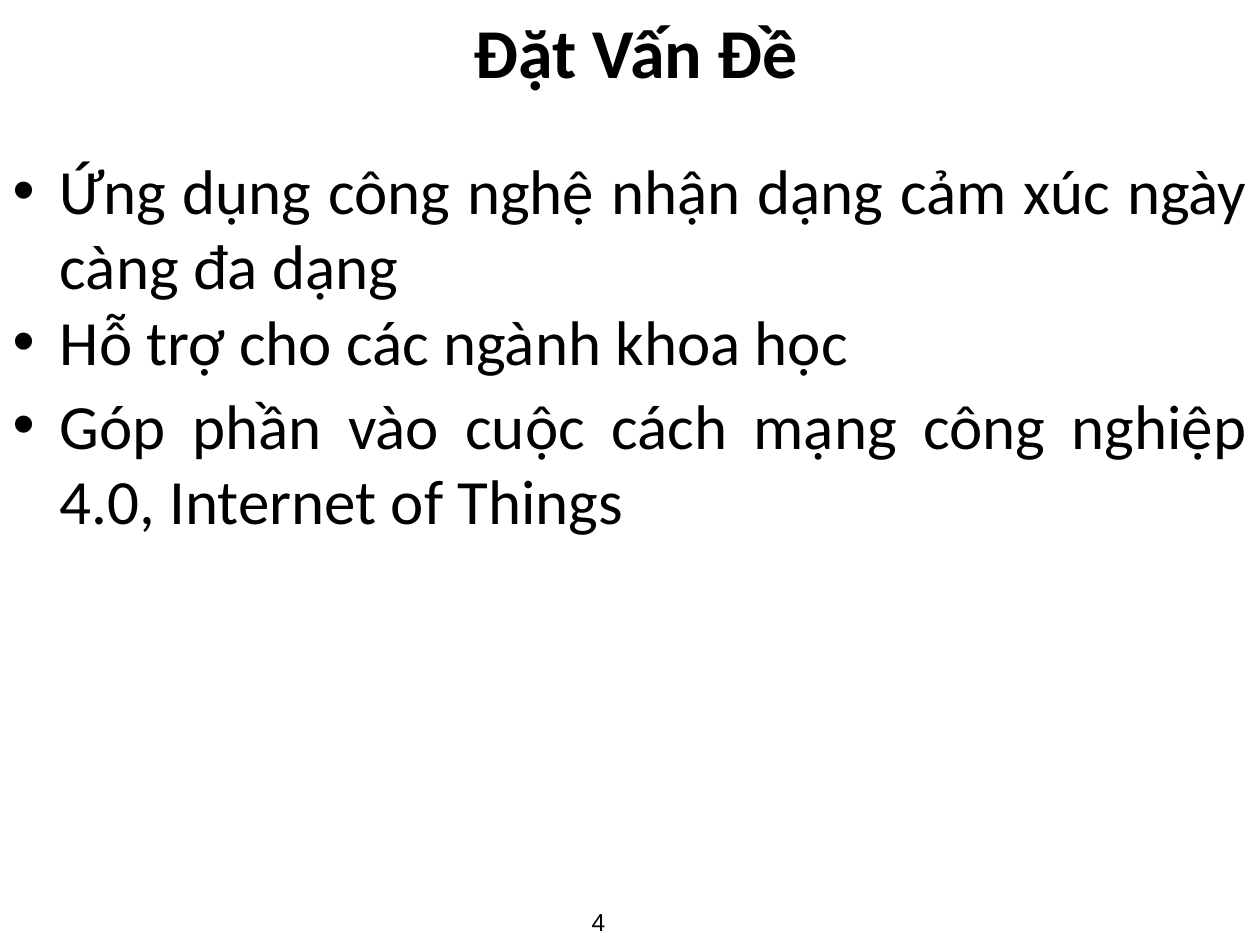
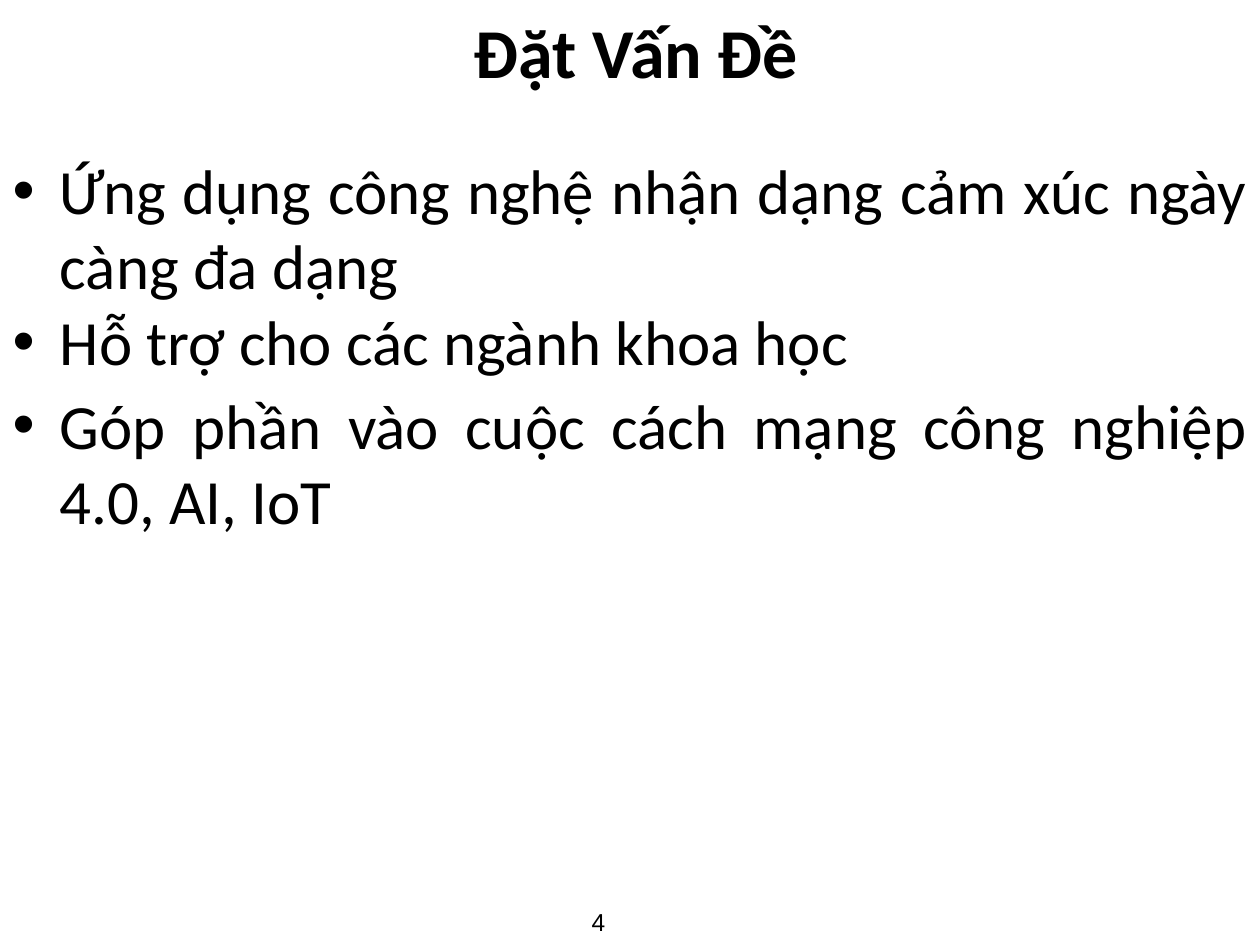
Before and after one commit to AMenMen/thesis_master, a slide deck: slide 4 of presentation.pptx. Drawn at 1260x945 pixels with LibreOffice and Linux fonts; fonts in the diff are those of the drawing. Boxes give left, top, right and bottom in pixels: in the first picture for what was removed or moved away, otherwise in the second. Text is boxed around its words. In the diff, an @@ line names an element or a change of style, - is before the commit and + after.

```diff
--- a/presentation.pptx
+++ b/presentation.pptx
@@ text at [60, 401, 1247, 532]: text changed @@
-• Góp phần vào cuộc cách mạng công nghiệp 4.0, Internet of Things
+• Góp phần vào cuộc cách mạng công nghiệp 4.0, AI, IoT
```
Also in this commit, not shown: 2 other slides changed.
